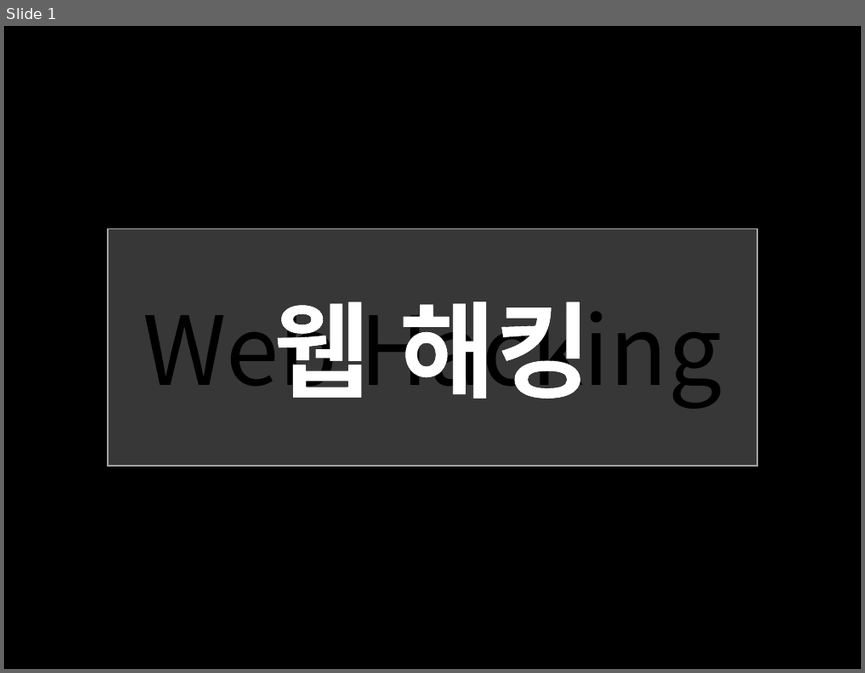
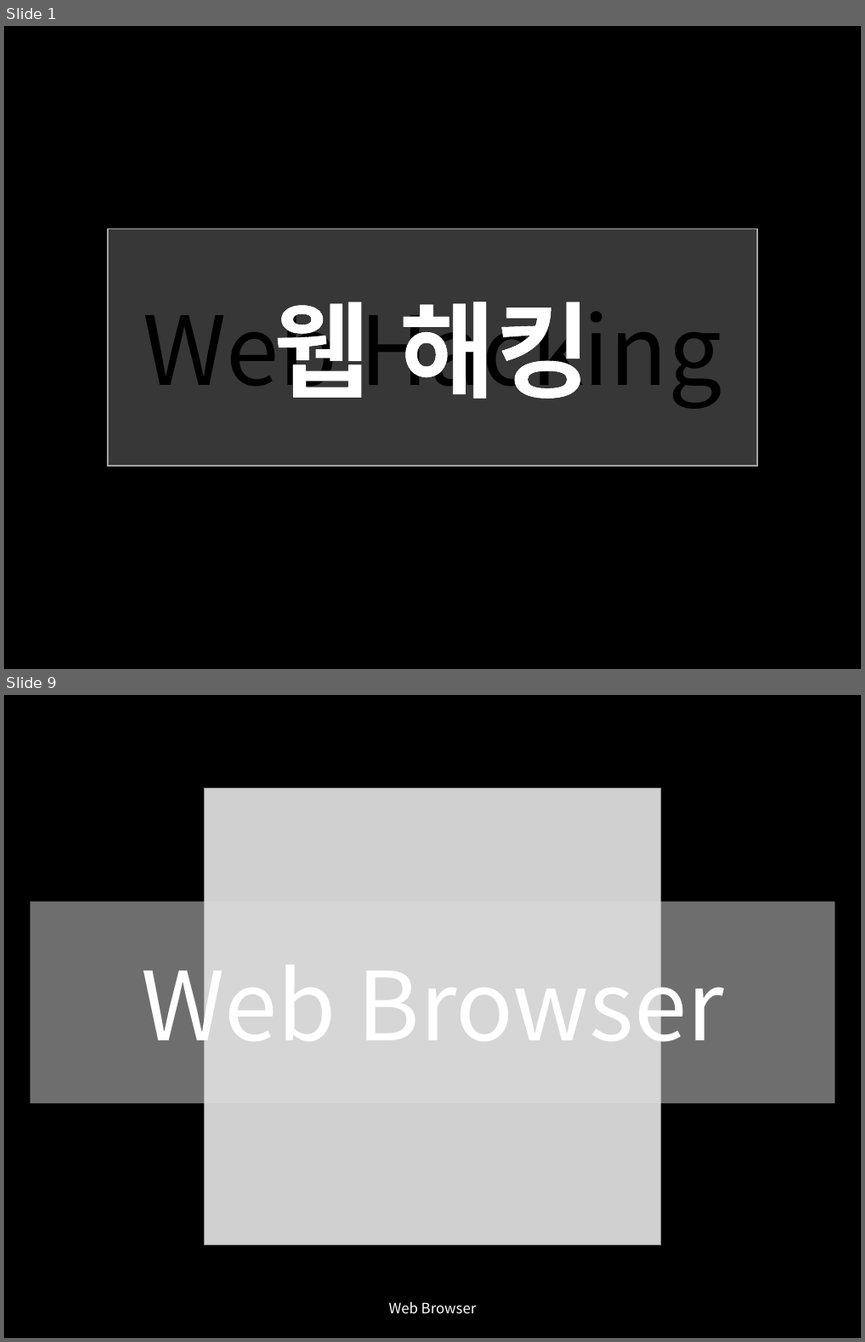
Before and after one commit to yusooo/Hacking, a slide deck: 웹해킹 정리.pptx. Shown one above the other, each under a label of ours: slide 1 before the commit, slides 1 and 9 after it; the slides between them are not shown. The pictures are 865x673 and 865x1342 pixels, drawn with LibreOffice and Linux fonts; fonts in the diff are those of the drawing; grey boxes stand for pictures. Boxes give left, top, right and bottom in pixels: in the first picture for what was removed or moved away, otherwise in the second. Text is boxed around its words. In the diff, an @@ line names an element or a change of style, - is before the commit and + after.

```diff
--- a/웹해킹 정리.pptx
+++ b/웹해킹 정리.pptx
@@ slide 9 added at box(4, 695, 861, 1338), background #000000 @@
@@ picture added at box(204, 788, 660, 1244) @@
@@ rectangle added at box(30, 902, 834, 1104), fill #DDDDDD at 50% opacity, 80 pt, text #FFFFFF @@
+Web Browser
@@ text added at box(389, 1301, 477, 1314), 12 pt, text #FFFFFF @@
+Web Browser
```
Also in this commit, not shown: 6 slides changed, 1 other slide added.
